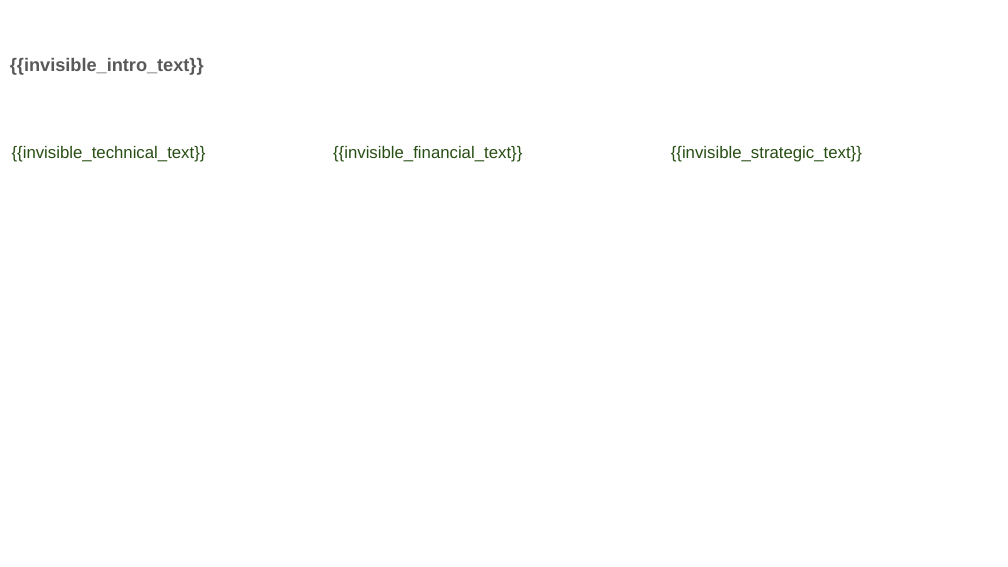
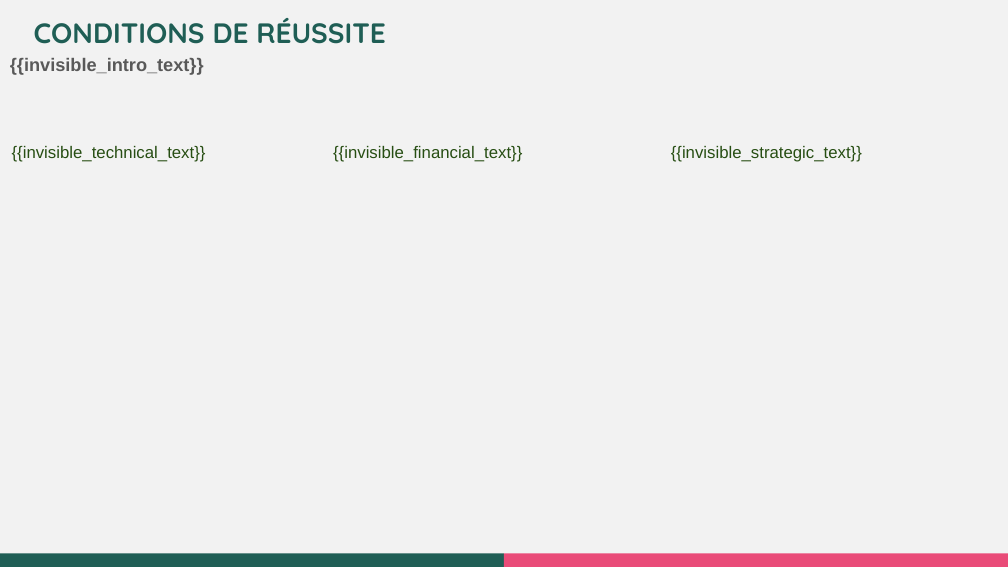
Before and after one commit to jarchibarlou-hash/barlo-mapbox-service, a slide deck: slide 17 of template_diagnostic.pptx. Drawn at 1008x567 pixels with LibreOffice and Linux fonts; fonts in the diff are those of the drawing; background and template pictures are left out. Boxes give left, top, right and bottom in pixels: in the first picture for what was removed or moved away, otherwise in the second. Text is boxed around its words. In the diff, an @@ line names an element or a change of style, - is before the commit and + after.

```diff
--- a/template_diagnostic.pptx
+++ b/template_diagnostic.pptx
@@ background picture (left out) to #F2F2F2 @@
@@ text added at bbox=[34, 18, 386, 44], 20 pt, text #1F5E55, bold @@
+CONDITIONS DE RÉUSSITE
@@ rectangle added at bbox=[0, 553, 504, 567], fill #1F5E55 @@
@@ rectangle added at bbox=[504, 553, 1008, 567], fill #E94B78 @@
```
Also in this commit, not shown: 17 other slides changed, 6 other files.
